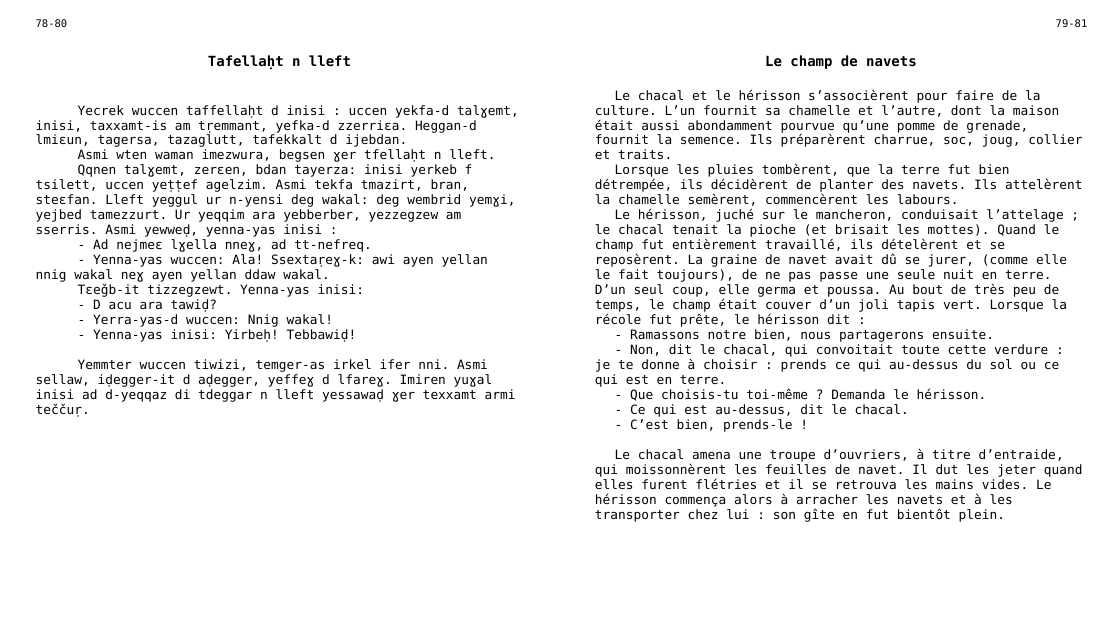
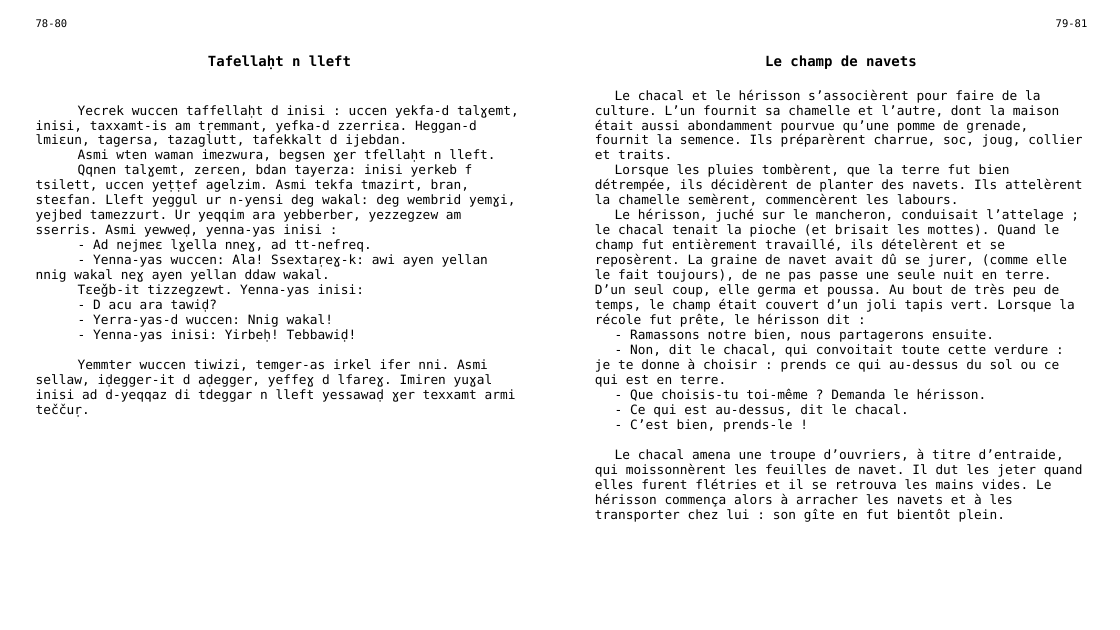
Before and after one commit to sferhah/tamacahut_n_wuccen, a slide deck: slide 28 of Uccen.ConsoleApp/uccen.pptx. Drawn at 1120x630 pixels with LibreOffice and Linux fonts; fonts in the diff are those of the drawing. Boxes give left, top, right and bottom in pixels: in the first picture for what was removed or moved away, otherwise in the second. Text is boxed around its words. In the diff, an @@ line names an element or a change of style, - is before the commit and + after.

```diff
--- a/Uccen.ConsoleApp/uccen.pptx
+++ b/Uccen.ConsoleApp/uccen.pptx
@@ table at bbox=[27, 13, 1096, 607] @@
-row 3, column 3: Le chacal et le hérisson s’associèrent pour faire de la culture. L’un fournit sa chamelle et l’autre, dont la maison était aussi abondamment pourvue qu’une pomme de grenade, fournit la semence. Ils préparèrent charrue, soc, joug, collier et traits. / Lorsque les pluies tombèrent, que la terre fut bien détrempée, ils décidèrent de planter des navets. Ils attelèrent la chamelle semèrent, commencèrent les labours. / Le hérisson, juché sur le mancheron, conduisait l’attelage ; le chacal tenait la pioche (et brisait les mottes). Quand le champ fut entièrement travaillé, ils dételèrent et se reposèrent. La graine de navet avait dû se jurer, (comme elle le fait toujours), de ne pas passe une seule nuit en terre. D’un seul coup, elle germa et poussa. Au bout de très peu de temps, le champ était couver d’un joli tapis vert. Lorsque la récole fut prête, le hérisson dit : / - Ramassons notre bien, nous partagerons ensuite. / - Non, dit le chacal, qui convoitait toute cette verdure : je te donne à choisir : prends ce qui au-dessus du sol ou ce qui est en terre. / - Que choisis-tu toi-même ? Demanda le hérisson. / - Ce qui est au-dessus, dit le chacal. / - C’est bien, prends-le ! / Le chacal amena une troupe d’ouvriers, à titre d’entraide, qui moissonnèrent les feuilles de navet. Il dut les jeter quand elles furent flétries et il se retrouva les mains vides. Le hérisson commença alors à arracher les navets et à les transporter chez lui : son gîte en fut bientôt plein.
+row 3, column 3: Le chacal et le hérisson s’associèrent pour faire de la culture. L’un fournit sa chamelle et l’autre, dont la maison était aussi abondamment pourvue qu’une pomme de grenade, fournit la semence. Ils préparèrent charrue, soc, joug, collier et traits. / Lorsque les pluies tombèrent, que la terre fut bien détrempée, ils décidèrent de planter des navets. Ils attelèrent la chamelle semèrent, commencèrent les labours. / Le hérisson, juché sur le mancheron, conduisait l’attelage ; le chacal tenait la pioche (et brisait les mottes). Quand le champ fut entièrement travaillé, ils dételèrent et se reposèrent. La graine de navet avait dû se jurer, (comme elle le fait toujours), de ne pas passe une seule nuit en terre. D’un seul coup, elle germa et poussa. Au bout de très peu de temps, le champ était couvert d’un joli tapis vert. Lorsque la récole fut prête, le hérisson dit : / - Ramassons notre bien, nous partagerons ensuite. / - Non, dit le chacal, qui convoitait toute cette verdure : je te donne à choisir : prends ce qui au-dessus du sol ou ce qui est en terre. / - Que choisis-tu toi-même ? Demanda le hérisson. / - Ce qui est au-dessus, dit le chacal. / - C’est bien, prends-le ! / Le chacal amena une troupe d’ouvriers, à titre d’entraide, qui moissonnèrent les feuilles de navet. Il dut les jeter quand elles furent flétries et il se retrouva les mains vides. Le hérisson commença alors à arracher les navets et à les transporter chez lui : son gîte en fut bientôt plein.
```
Also in this commit, not shown: 35 other slides changed, 1 other file.
